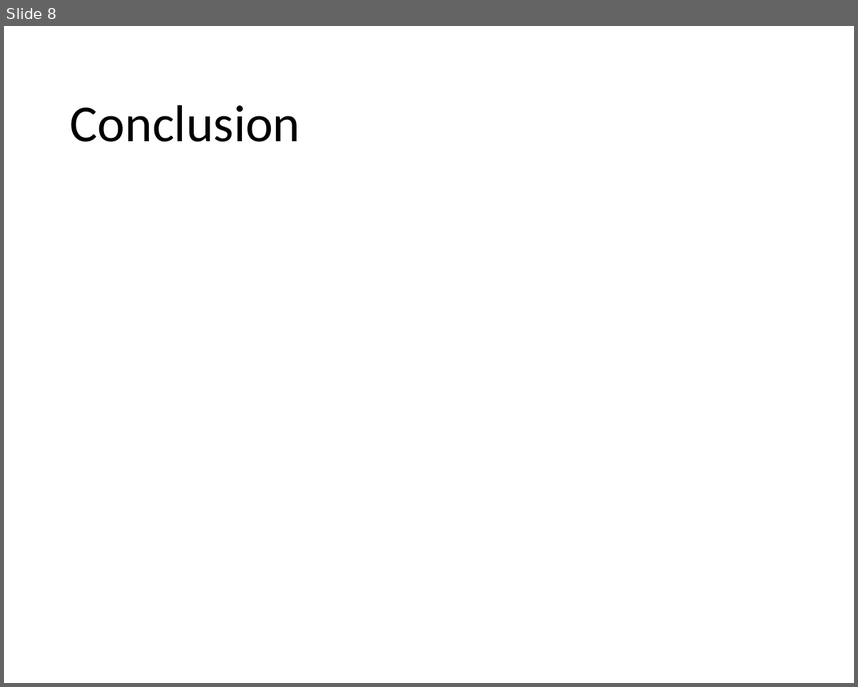
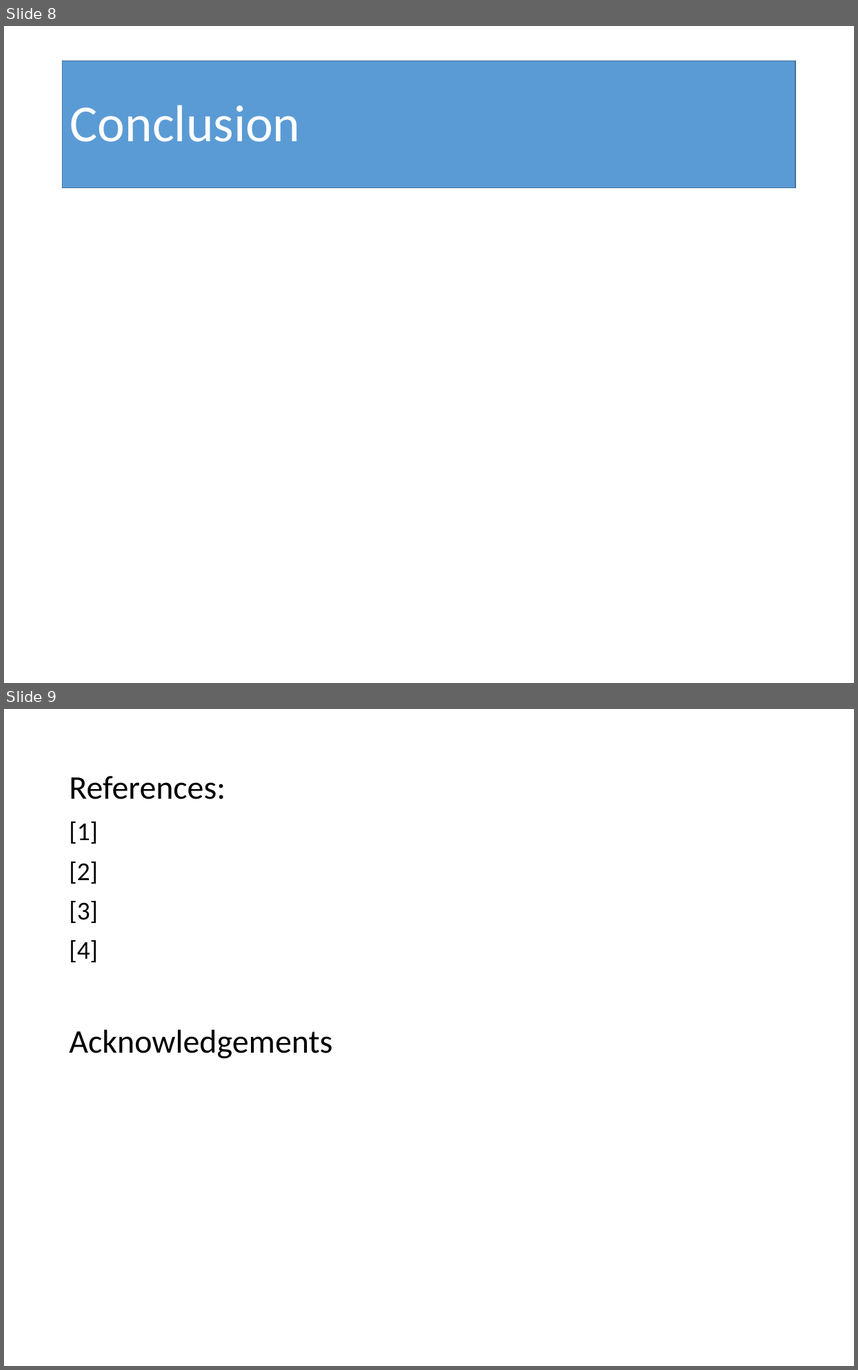
Before and after one commit to leem42/cse446, a slide deck: src/ml_final_project/PosterPresentation.pptx. Shown one above the other, each under a label of ours: slide 8 before the commit, slides 8 and 9 after it. The pictures are 858x687 and 858x1370 pixels, drawn with LibreOffice and Linux fonts; fonts in the diff are those of the drawing. Boxes give left, top, right and bottom in pixels: in the first picture for what was removed or moved away, otherwise in the second. Text is boxed around its words. In the diff, an @@ line names an element or a change of style, - is before the commit and + after.

```diff
--- a/src/ml_final_project/PosterPresentation.pptx
+++ b/src/ml_final_project/PosterPresentation.pptx
@@ slide 9 added at (4, 709, 854, 1366), background #FFFFFF @@
@@ text added at (69, 776, 332, 1059), 30.8 pt, text #000000 @@
+References:
+[1]
+[2]
+[3]
+[4]
+Acknowledgements
@@ slide 8 changed as well @@
@@ title "Conclusion": place and size @@
-title "Conclusion" at (70, 105, 301, 142)
+title "Conclusion" at (63, 60, 796, 187)
@@ title "Conclusion" at (63, 60, 796, 187): text colour #000000 to #FFFFFF; fill none to #5B9BD5; outline none to #43739E 1 pt @@
```
Also in this commit, not shown: 4 other slides changed, 3 other slides added, 4 slides removed, 8 other files.
